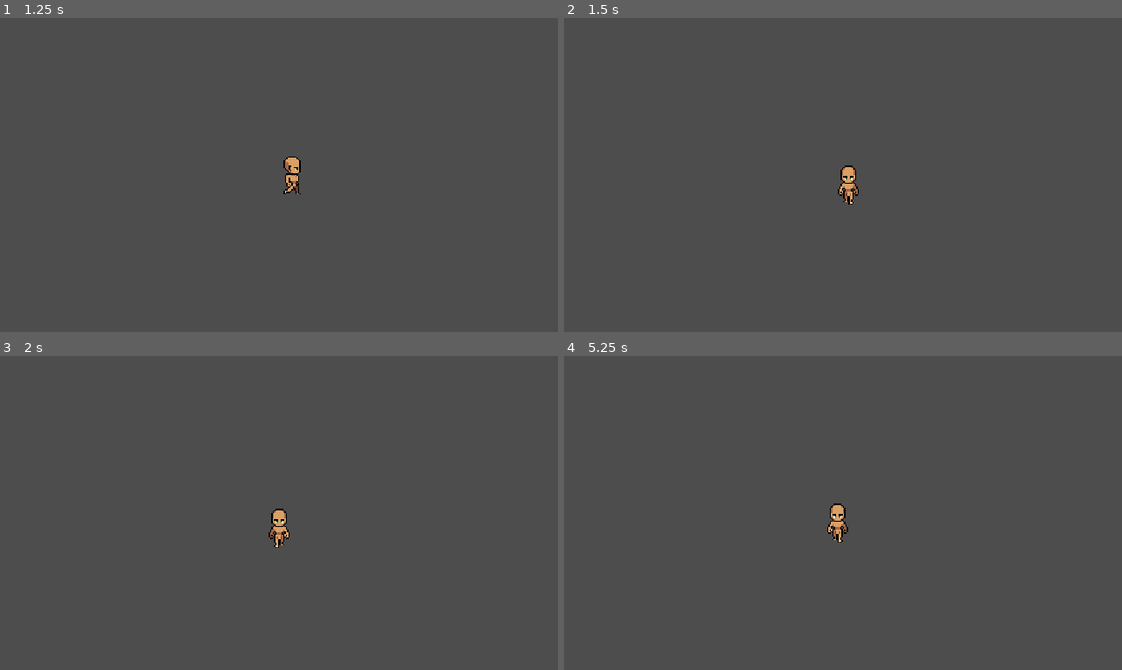
Above: before the commit, frames 1-4 (two rows, left to right).
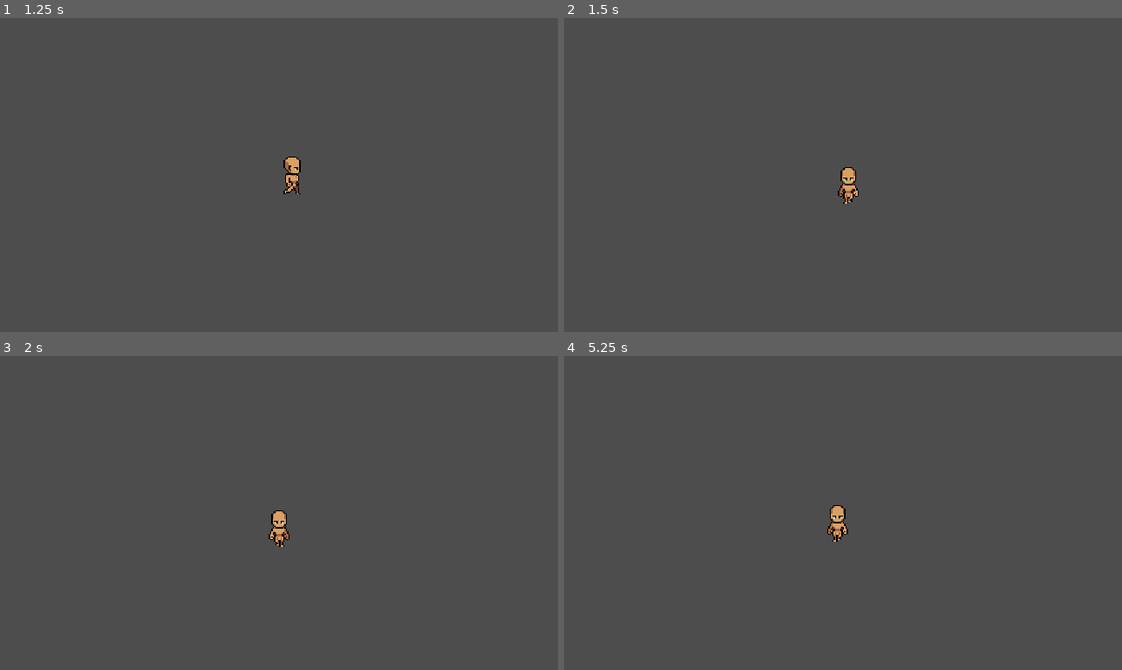
Above: after the commit, the same moments.

Repository: atlasdwn/JUNGLE-SUS
Game: Godot game, scene res://main.tscn
Two runs of this game, one before a commit and one after it. Both use one fixed random seed, a clock stepped at 60 frames per second and the inputs below. The project has no main scene, so this scene is started directly.
Inputs:
- Up to frame 1 (1.25 s): hold D (direita) from 0.53 s (still down); tap E (interact) at 0.6 s
- Up to frame 2 (1.5 s): release D (direita) at 1.28 s; hold S (baixo) from 1.28 s (still down); tap E (interact) at 1.35 s
- Up to frame 3 (2 s): keep holding S (baixo)
- Up to frame 4 (5.25 s): release S (baixo) at 2.03 s; hold D (direita) 2.03-2.78 s; tap E (interact) every 0.75 s from 2.1 to 5.1 s; hold W (cima) 2.78-3.53 s; hold A (esquerda) 3.53-5.03 s; hold S (baixo) from 5.03 s (still down)

Frame 1 is identical in both runs. In frame 2, 0.2% of the frame differs, in the area x 49-53%, y 46-60%; in frame 3, 0.2%, in the area x 48-52%, y 48-62%; in frame 4, 0.2%.

Commit message:
anim. coletar mais rápida

Diff:
--- a/cenas/carina/carina.tscn
+++ b/cenas/carina/carina.tscn
@@ -14,6 +14,7 @@
 [ext_resource type="Script" uid="uid://dtg73eevfgqun" path="res://cenas/carina/scripts/player_state_machine.gd" id="12_me0xk"]
 [ext_resource type="Script" uid="uid://cfy2iadcbltf1" path="res://cenas/carina/scripts/state_idle.gd" id="13_1hr3a"]
 [ext_resource type="Script" uid="uid://dhqraorb751t4" path="res://cenas/carina/scripts/state_walk.gd" id="14_8dyrv"]
+[ext_resource type="Script" uid="uid://cojmblkq8vde7" path="res://cenas/carina/scripts/state_collect.gd" id="15_t3phn"]
 
 [sub_resource type="CircleShape2D" id="CircleShape2D_2ojii"]
 radius = 7.0
@@ -263,7 +264,7 @@
 }],
 "loop": true,
 "name": &"collect_down",
-"speed": 5.0
+"speed": 7.0
 }, {
 "frames": [{
 "duration": 1.0,
@@ -321,7 +322,7 @@
 }],
 "loop": true,
 "name": &"collect_up",
-"speed": 5.0
+"speed": 7.0
 }, {
 "frames": [{
 "duration": 1.0,
@@ -473,8 +474,8 @@
 
 [sub_resource type="Animation" id="Animation_e052x"]
 resource_name = "collect_down"
-length = 1.6
-step = 0.2
+length = 1.1428572
+step = 0.14285715
 tracks/0/type = "value"
 tracks/0/imported = false
 tracks/0/enabled = true
@@ -494,7 +495,7 @@
 tracks/1/interp = 1
 tracks/1/loop_wrap = true
 tracks/1/keys = {
-"times": PackedFloat32Array(0, 0.2, 0.4, 0.6, 0.8, 1, 1.2, 1.4),
+"times": PackedFloat32Array(0, 0.14285715, 0.2857143, 0.42857143, 0.5714286, 0.71428573, 0.85714287, 1),
 "transitions": PackedFloat32Array(1, 1, 1, 1, 1, 1, 1, 1),
 "update": 1,
 "values": [0, 1, 2, 3, 4, 5, 6, 7]
@@ -502,8 +503,8 @@
 
 [sub_resource type="Animation" id="Animation_htf6q"]
 resource_name = "collect_side"
-length = 1.6
-step = 0.2
+length = 1.1428572
+step = 0.14285715
 tracks/0/type = "value"
 tracks/0/imported = false
 tracks/0/enabled = true
@@ -523,7 +524,7 @@
 tracks/1/interp = 1
 tracks/1/loop_wrap = true
 tracks/1/keys = {
-"times": PackedFloat32Array(0, 0.2, 0.4, 0.6, 0.8, 1, 1.2, 1.4),
+"times": PackedFloat32Array(0, 0.14285715, 0.2857143, 0.42857143, 0.5714286, 0.71428573, 0.85714287, 1),
 "transitions": PackedFloat32Array(1, 1, 1, 1, 1, 1, 1, 1),
 "update": 1,
 "values": [0, 1, 2, 3, 4, 5, 6, 7]
@@ -531,8 +532,8 @@
 
 [sub_resource type="Animation" id="Animation_n63lv"]
 resource_name = "collect_up"
-length = 1.6
-step = 0.2
+length = 1.1428572
+step = 0.14285715
 tracks/0/type = "value"
 tracks/0/imported = false
 tracks/0/enabled = true
@@ -552,7 +553,7 @@
 tracks/1/interp = 1
 tracks/1/loop_wrap = true
 tracks/1/keys = {
-"times": PackedFloat32Array(0, 0.2, 0.4, 0.6, 0.8, 1, 1.2, 1.4),
+"times": PackedFloat32Array(0, 0.14285715, 0.2857143, 0.42857143, 0.5714286, 0.71428573, 0.85714287, 1),
 "transitions": PackedFloat32Array(1, 1, 1, 1, 1, 1, 1, 1),
 "update": 1,
 "values": [0, 1, 2, 3, 4, 5, 6, 7]
@@ -650,7 +651,6 @@
 
 [sub_resource type="Animation" id="Animation_1hr3a"]
 resource_name = "walk_down"
-length = 0.8333333
 loop_mode = 1
 step = 0.16666667
 tracks/0/type = "value"
@@ -672,10 +672,10 @@
 tracks/1/interp = 1
 tracks/1/loop_wrap = true
 tracks/1/keys = {
-"times": PackedFloat32Array(0, 0.16666667, 0.33333334, 0.5, 0.6666667),
-"transitions": PackedFloat32Array(1, 1, 1, 1, 1),
-"update": 1,
-"values": [0, 2, 3, 4, 5]
+"times": PackedFloat32Array(0, 0.16666667, 0.33333334, 0.5, 0.6666667, 0.8333333),
+"transitions": PackedFloat32Array(1, 1, 1, 1, 1, 1),
+"update": 1,
+"values": [0, 1, 2, 3, 4, 5]
 }
 
 [sub_resource type="Animation" id="Animation_me0xk"]
@@ -777,3 +777,4 @@
 script = ExtResource("14_8dyrv")
 
 [node name="Collect" type="Node" parent="StateMachine" index="2" unique_id=466380645]
+script = ExtResource("15_t3phn")
--- a/cenas/carina/scripts/carina.gd
+++ b/cenas/carina/scripts/carina.gd
@@ -24,8 +24,7 @@
 	if  direction == Vector2.ZERO:
 		return false
 
-	if direction.y == 0:
-		Vector2()
+	if	 direction.y == 0:
 		new_dir = Vector2.LEFT if direction.x < 0 else Vector2.RIGHT
 
 	elif direction.x == 0:
@@ -38,7 +37,6 @@
 	anim.scale.x = -1 if cardinal_direction == Vector2.LEFT else 1
 	return true
 
-
 func update_animation(state : String) -> void:
 	anim_player.play(state + "_" + anim_direction())
 
--- /dev/null
+++ b/cenas/carina/scripts/state_collect.gd
@@ -0,0 +1,21 @@
+class_name StateCollect extends State
+
+## O que acontece quando o player entra no estado
+func enter() -> void:
+	player.update_animation("collect")
+	pass
+
+func exit() -> void:
+	pass
+
+## O que acontece durante _process
+func process(_delta: float) -> State:
+	return null
+
+## O que acontece durante _physics_process
+func physics(_delta: float) -> State:
+	return null
+
+## O que acontece com os inputs do estado
+func handle_input(_event: InputEvent) -> State:
+	return null
Not shown, added: cenas/carina/scripts/state_collect.gd.uid
